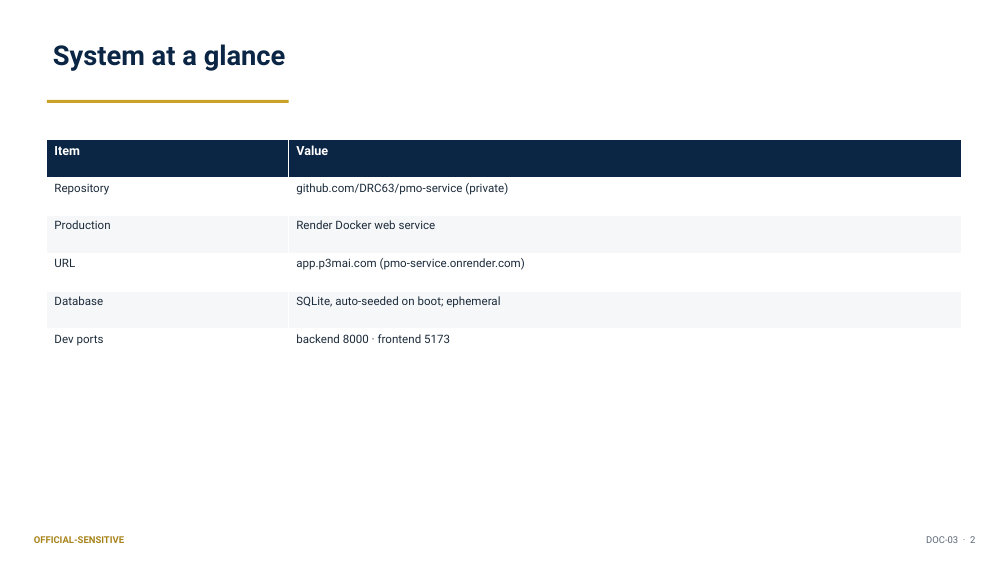
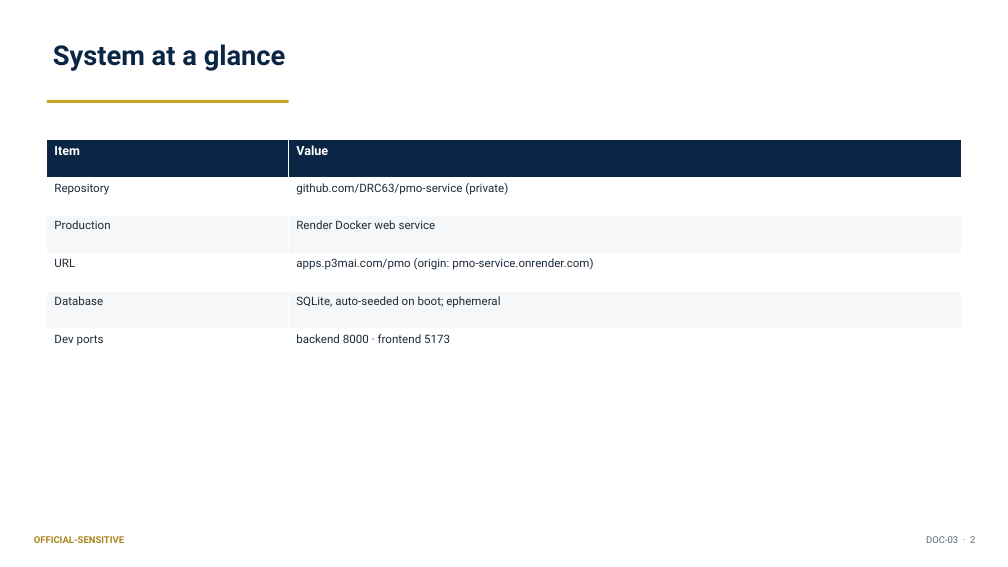
Before and after one commit to DRC63/pmo-service, a slide deck: slide 2 of docs/03_Operation_Manual_Summary.pptx. Drawn at 1008x567 pixels with LibreOffice and Linux fonts; fonts in the diff are those of the drawing. Boxes give left, top, right and bottom in pixels: in the first picture for what was removed or moved away, otherwise in the second. Text is boxed around its words. In the diff, an @@ line names an element or a change of style, - is before the commit and + after.

```diff
--- a/docs/03_Operation_Manual_Summary.pptx
+++ b/docs/03_Operation_Manual_Summary.pptx
@@ table at [47, 140, 962, 367] @@
-row 4, column 2: app.p3mai.com (pmo-service.onrender.com)
+row 4, column 2: apps.p3mai.com/pmo (origin: pmo-service.onrender.com)
```
Also in this commit, not shown: 13 other files.
